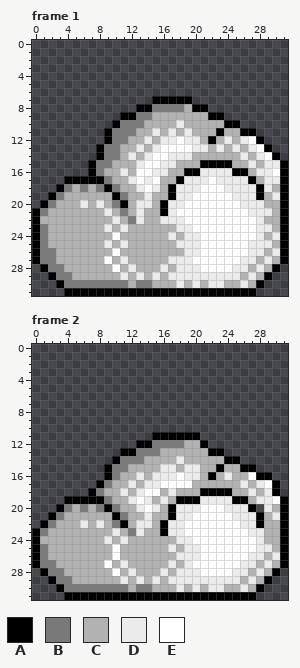
Animated GIF sprite -- frontend/assets/images/sprites/raincloud.gif. The picture above is the old version.
The file is 320x320 pixels, drawn in blocks of 10x10; one block is one cell here. Shown: frame 1, frame 2. The commit also changed other frames, which this record leaves out.
Palette (. is transparent): A #000000  B #797979  C #b2b2b2  D #ebebeb  E #ffffff
Pixels before, frame 1, first column x 0:
 7 ...............AAAAA............
 8 .............AABBBBCAA..........
 9 ...........AABBCCCCCCCAA........
10 ..........ABBBCCCCDCCCCCAA......
11 .........ABBBCCDCDCDCCCACCAA....
12 .........ABBCCDCDDEDDCACDCDEA...
13 ........ABBCCDCDEEEEDDCDCDCDEA..
14 ........ABBCDCDEEDDDCCCCCCDCDEA.
15 .......ABBCCCDEEDDCCCAAAACCDCDDA
16 .......ABCCDCEEDDCCAADDDDAACDDEA
17 ....AAAAABCCDEDECCADDDEDDDDACDDA
18 ...ABCBCBABCCDEDCADDDEEEDDDDADCA
19 ..ABCCCCCCABCCDCCADDEEEEEDDDACDA
20 .ABCCCDCDCBACDDCADDEEEEEEEDDDCCA
21 ABCCCCCCCDCBCDCCADEEEEEEEEEDDDCA
22 ACCCCCCCCCDCBDCCDDDEEEEEEEEEDCCA
23 ABCCCCCCCDCDCCCCCCDDEEEEEEEEDDCA
24 ABCCCCCCCCECCCCCCDCDDEEEEEEEDCDA
25 ABCCCCCCCDCDCCCCCCDDDEEEEEEDDDCA
26 ABBCCCCCCCECCCCCCCCDDEEEEEEDDCDA
27 ABBCCCCCCECDCCCCCDDDEEEEEEDDCDCA
28 .ABBCCCCCCECDCCCDCDDDEEEEDDCDCA.
29 ..ABBCCCCCCDCDCDCDDDDDDDDDCDCA..
30 ...ABBBBBBBBCBBCCCDCDCDDCCDCA...
31 ....AAAAAAAAAAAAAAAAAAAAAAAA....
Pixels before, frame 2, first column x 0:
11 ...............AAAAAA...........
12 .............AABBBBCCA..........
13 ...........AABBBCCCCCCAA........
14 ..........ABBBCCCCDCCCCCAA......
15 .........ABBCCCCDDCDDCCACCAA....
16 .........ABCCDCDDDEDDCACDCCEAA..
17 ........ABCCDCDDEEEECCCCCCDCDEA.
18 .......ABCCDCDEECDCCCAAAACCDCDA.
19 ....AAAAABCCDEDCDCAAADDDDAACDDEA
20 ...ABCBCBABCCDEDCADDDEEEDDDA.DCA
21 ..ABCCCCCCABCCDCCADDEEEEEDDDACDA
22 .ABCCCDCDCBACDDCADDEEEEEEEDDACCA
23 ABCCCCCCCCDCBDCCADDEEEEEEEEDDCCA
24 ACCCCCCCCDCDCCCCCCDDEEEEEEEEDCCA
25 ABCCCCCCCCECCCCCCDCDDEEEEEEEDDCA
26 ABCCCCCCCCECCCCCCCDDDEEEEEEDDCDA
27 ABBCCCCCCECDCCCCCDCDEEEEEEDDCDCA
28 .ABBCCCCCCECDCCCDCDDDEEEEDDCDCA.
29 ..ABBCCCCCCDCDCDCDDDDDDDDDCDCA..
30 ...ABBBBBBBBCBBCCCDCDCDDCCDCA...
31 ....AAAAAAAAAAAAAAAAAAAAAAAA....
Once edited:
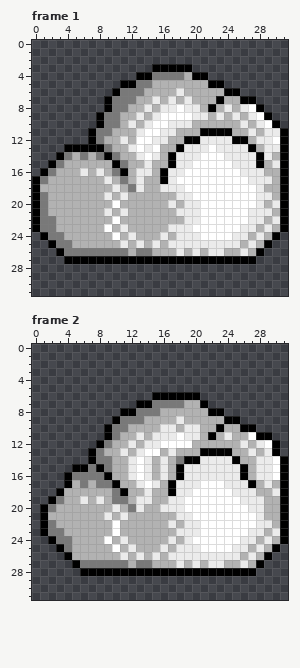
The exact change:
Changed rows in their new state; - is an unchanged pixel.
Frame 1:
first column x 0:
 3 ---------------AAAAA------------
 4 -------------AABBBBCAA----------
 5 -----------AABBCCCCCCCAA--------
 6 ----------ABBBCCCCDCCCCCAA------
 7 ---------ABBBCCDCDCDCCCACCAA----
 8 ---------ABBCCDCDDEDDCACDCDEA---
 9 --------ABBCCDCDEEEEDDCDCDCDEA--
10 --------ABBCDCDEED-D----CCDCDEA-
11 -------ABBCCCDEED--C-AA-A-CDCDDA
12 -------ABCCD-EED-CCAADDD-AACDDEA
13 ----AAAA--C-DEDECCAD--E-D-DACDDA
14 ---ABCBCBA--CDEDCA--DEEEDD-DADCA
15 --ABCCCCCCAB-CDCCADDEEEEEDD-AC--
16 -ABCCCDCD-BA-DDCADDEEEEEEEDD-CC-
17 ABCCCCCCCD-BCDCCADEEEE-EEEEDD-C-
18 ACCCC-C-CCD-B-CCDD-EE---EEEEDC--
19 ABCC-----DCD--C--C-------EEEDDC-
20 ABC---C-C-EC-CC-C-CDD-----EE--D-
21 -----------D-C--CCDDD-----------
22 -BB-------E-CC--CCCDD------D--D-
23 --B------E-------D--------DDC---
24 .ABB--------D---DCD------DDC--A.
25 ..ABB----C---D-D-D---DDDDDC-CA..
26 ...ABBBBBBBB-BB---DC-CDDCCDCA...
27 ....AAAAAAAAAAAAAAAAAAAAAAAA....
28 -..............................-
29 --............................--
30 ---..........................---
31 ----........................----
Frame 2:
first column x 0:
 6 ---------------AAAAAA-----------
 7 -------------AABBBBCCA----------
 8 -----------AABBBCCCCCCAA--------
 9 ----------ABBBCCCCDCCCCCAA------
10 ---------ABBCCCCDDCDDCCACCAA----
11 ---------ABCCDCDDDEDDCACDCCEAA--
12 --------ABCCDCDDEEEE-CCCCCDCDEA-
13 -------ABCCDCDEE-D---A--ACCDCDA-
14 -------ABBCCDED-D-BAADDDD-CCDDEA
15 -----AABABCCDED--CA--DDDDD-CDDEA
16 ----ABBBB-C-DEDC-CA--DDD-DACDDEA
17 ----ACBCB-A-CDE-CADDDEEEDD-ACDCA
18 ---ACCCCC-BA-CDC-ADDEEEEEDD--CDA
19 --ABCCDCDCBBCD--CDDEEEEEEEDD-CC-
20 -ABCC-C-CCD-B-CCDD-EE---EEEDDC--
21 -ACC-----DCD--C--C-------EEED-C-
22 ------C-C-EC-CC-C-CDD-----EEDD--
23 .ABB------E-CC--CC-DD---------D-
24 ..ABB----E-------DC-------DDCD--
25 ...AB-------D---DCD------DDC-CA.
26 ....A-----CD-D-D-D---DDDDDC-CA..
27 .....ABBBBBB-BB--CDCDCDDCC-CA...
28 -.....AAAAAAAAAAAAAAAAAAAAAA...-
29 --............................--
30 ---..........................---
31 ----........................----
Boxes around the changes in both pictures, in picture pixels (x1, y1, x2, y2):
changed: (32, 64, 288, 296)
changed: (32, 392, 288, 600)
